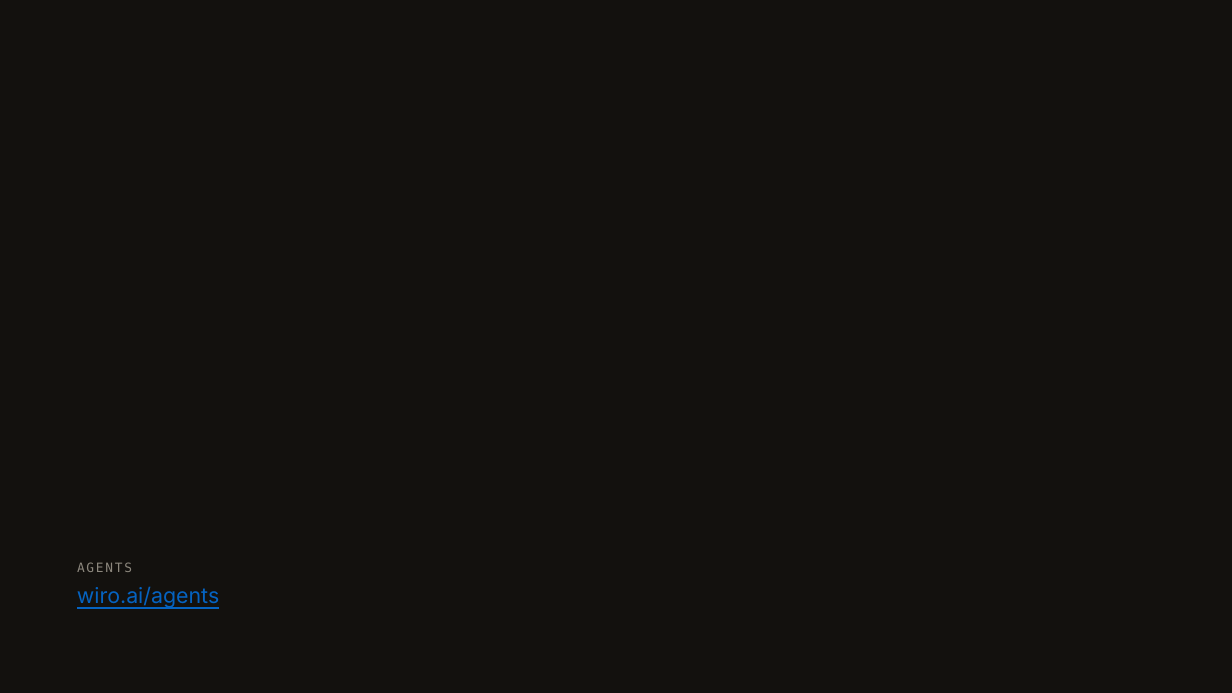
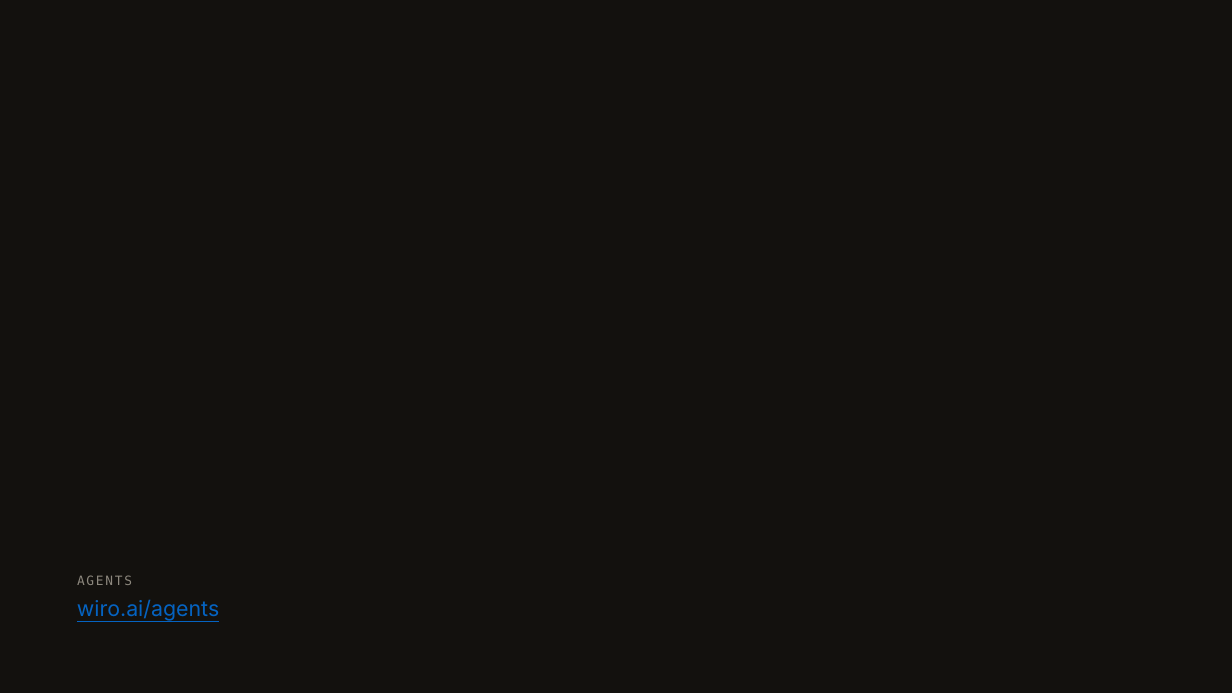
Before and after one commit to wiroai/wiroai.github.io, a slide deck: slide 1 of tmp/wiro-agents-slidescom.pptx. Drawn at 1232x693 pixels with LibreOffice and Linux fonts; fonts in the diff are those of the drawing; background and template pictures are left out. Boxes give left, top, right and bottom in pixels: in the first picture for what was removed or moved away, otherwise in the second. Text is boxed around its words. In the diff, an @@ line names an element or a change of style, - is before the commit and + after.

Commit message:
tmp: re-aligned wiro-agents deck for slides.com import

```diff
--- a/tmp/wiro-agents-slidescom.pptx
+++ b/tmp/wiro-agents-slidescom.pptx
@@ text "AGENTS": place and size @@
-text "AGENTS" at <box>77,562,132,572</box>
+text "AGENTS" at <box>77,575,132,585</box>
@@ text "wiro.ai/agents": place and size @@
-text "wiro.ai/agents" at <box>77,586,219,609</box>
+text "wiro.ai/agents" at <box>77,599,219,622</box>
```
Also in this commit, not shown: 1 other slide changed.
